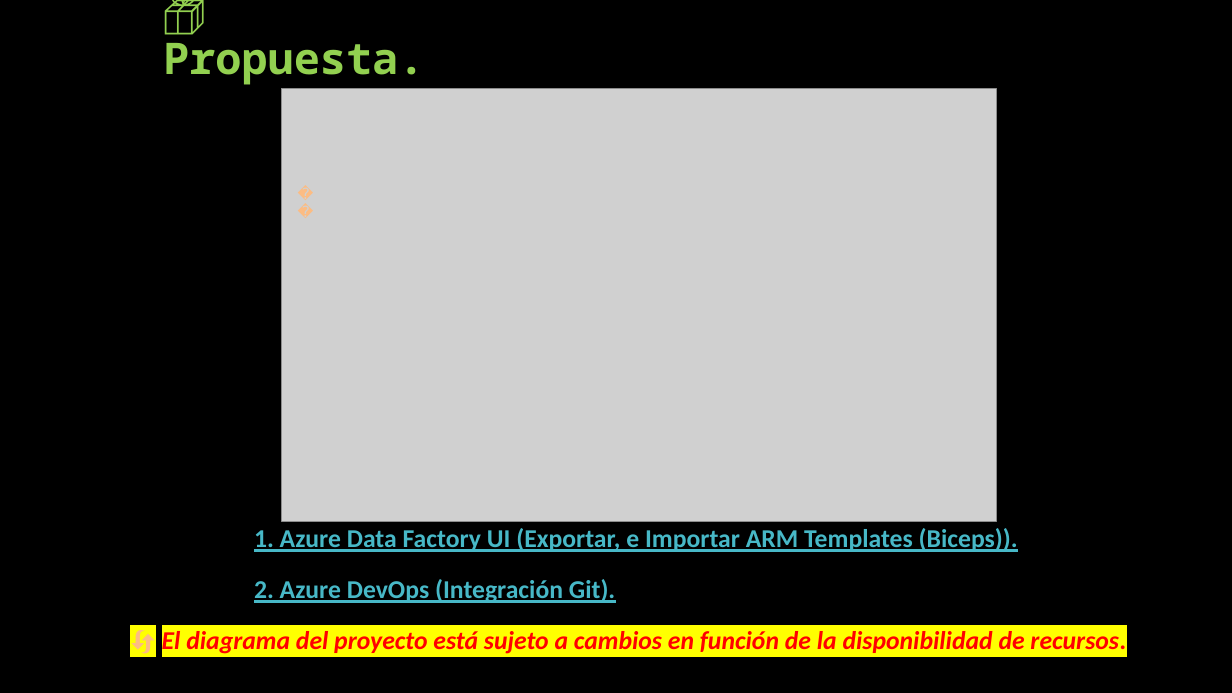
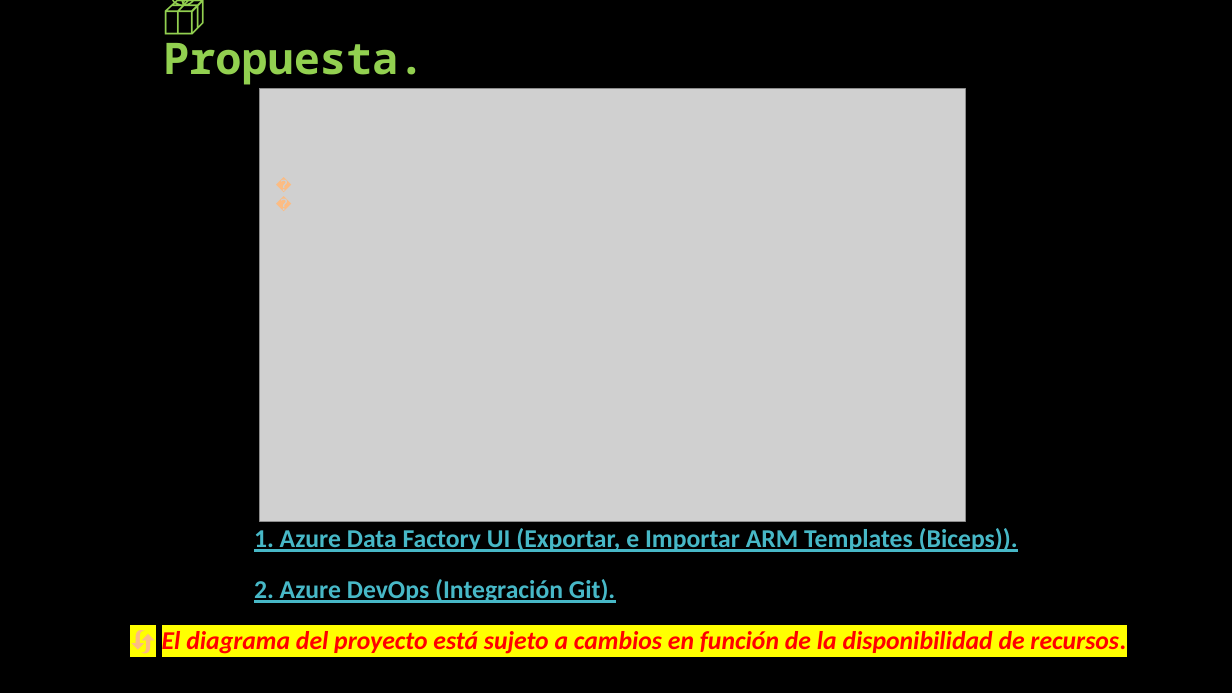
Before and after one commit to OMaciasd/datafactory-migration, a slide deck: slide 4 of Diagrams/guides/Propuesta migracion - Perceptio.pptx (slide 5 before the commit). Drawn at 1232x693 pixels with LibreOffice and Linux fonts; fonts in the diff are those of the drawing; grey boxes stand for pictures. Boxes give left, top, right and bottom in pixels: in the first picture for what was removed or moved away, otherwise in the second. Text is boxed around its words. In the diff, an @@ line names an element or a change of style, - is before the commit and + after.

```diff
--- a/Diagrams/guides/Propuesta migracion - Perceptio.pptx
+++ b/Diagrams/guides/Propuesta migracion - Perceptio.pptx
@@ picture: place and size @@
-picture at (281,89,996,521)
+picture at (260,89,966,521)
@@ text "🔄": place and size @@
-text "🔄" at (288,179,317,207)
+text "🔄" at (267,172,296,200)
```
Also in this commit, not shown: 5 other slides changed, 1 slide removed, 26 other files.
